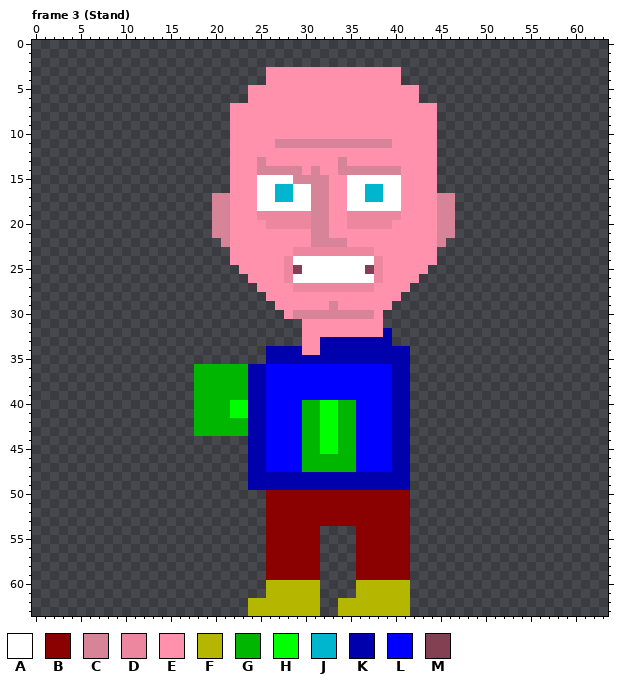
One commit to this pixel-art file: resources/textures/man/man.ase. The first picture shows the starting point.
64x64 pixels, 58 frames. Shown: frame 3 (Stand). The commit also changed other frames, which this record leaves out.
Visible layers, top first: "Hands", "Blood", "FaceFeatures2" opacity 24%, "FaceFeatures" opacity 48%, "Head Copy", "Legs", "Body".
Palette (. is transparent): A #ffffff  B #8b0000  C #d88498  D #ed87a0  E #ff91ac  F #b4b600  G #00b600  H #00ff00  J #00b6cf  K #0000ac  L #0000ff  M #814152
Pixels before, frame 3 (Stand) (only the part around the change), first column x 13:
 0 ..........................................
 1 ..........................................
 2 ..........................................
 3 .............EEEEEEEEEEEEEEE..............
 4 .............EEEEEEEEEEEEEEE..............
 5 ...........EEEEEEEEEEEEEEEEEEE............
 6 ...........EEEEEEEEEEEEEEEEEEE............
 7 .........EEEEEEEEEEEEEEEEEEEEEEE..........
 8 .........EEEEEEEEEEEEEEEEEEEEEEE..........
 9 .........EEEEEEEEEEEEEEEEEEEEEEE..........
10 .........EEEEEEEEEEEEEEEEEEEEEEE..........
11 .........EEEEECCCCCCCCCCCCCEEEEE..........
12 .........EEEEEEEEEEEEEEEEEEEEEEE..........
13 .........EEECEEEEEEEECEEEEEEEEEE..........
14 .........EEECCCCCECEECCCCCCCEEEE..........
15 .........EEEAAAACCCCEEAAAAAAEEEE..........
16 .........EEEAAJJAACCEEAAJJAAEEEE..........
17 .......CCEEEAAJJAACCEEAAJJAAEEEECC........
18 .......CCEEEAAAAAACCEEAAAAAAEEEECC........
19 .......CCEEEDDDDDDCCEEDDDDDDEEEECC........
20 .......CCEEEEDDDDDCCEEDDDDDEEEEECC........
21 .......CCEEEEEEEEECCEEEEEEEEEEEECC........
22 ........CEEEEEEEEECCCCEEEEEEEEEEC.........
23 .........EEEEEEEDDDDDDDDDEEEEEEE..........
24 .........EEEEEEDAAAAAAAAADEEEEEE..........
25 ..........EEEEEDMAAAAAAAMDEEEEE...........
26 ...........EEEEDAAAAAAAAADEEEE............
27 ............EEEEDDDDDDDDDEEEE.............
28 .............EEEEEEEEEEEEEEE..............
New version:
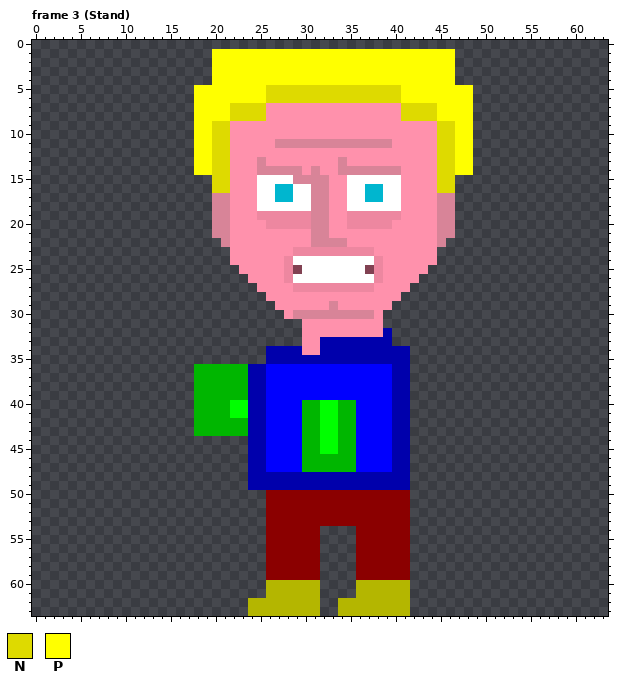
Colours new in this view: N #deda00  P #ffff00
The commit says: Fix graphical glitch in players HIT_Duck animation - remove bogus pixels from short hair layer
Edits made:
layer "Grp_Hair/Hair" now shown
Changed rows in their new state; - is an unchanged pixel.
Frame 3 (Stand), layer "Grp_Hair/Hair":
first column x 18:
 1 --PPPPPPPPPPPPPPPPPPPPPPPPPPP--
 2 --PPPPPPPPPPPPPPPPPPPPPPPPPPP--
 3 --PPPPPPPPPPPPPPPPPPPPPPPPPPP--
 4 --PPPPPPPPPPPPPPPPPPPPPPPPPPP--
 5 PPPPPPPPNNNNNNNNNNNNNNNPPPPPPPP
 6 PPPPPPPPNNNNNNNNNNNNNNNPPPPPPPP
 7 PPPPNNNN---------------NNNNPPPP
 8 PPPPNNNN---------------NNNNPPPP
 9 PPNN-----------------------NNPP
10 PPNN-----------------------NNPP
11 PPNN-----------------------NNPP
12 PPNN-----------------------NNPP
13 PPNN-----------------------NNPP
14 PPNN-----------------------NNPP
15 --NN-----------------------NN--
16 --NN-----------------------NN--
Pixel boxes of the changes (left, top, right, bottom) in both pictures:
changed: (194, 49, 473, 193)
